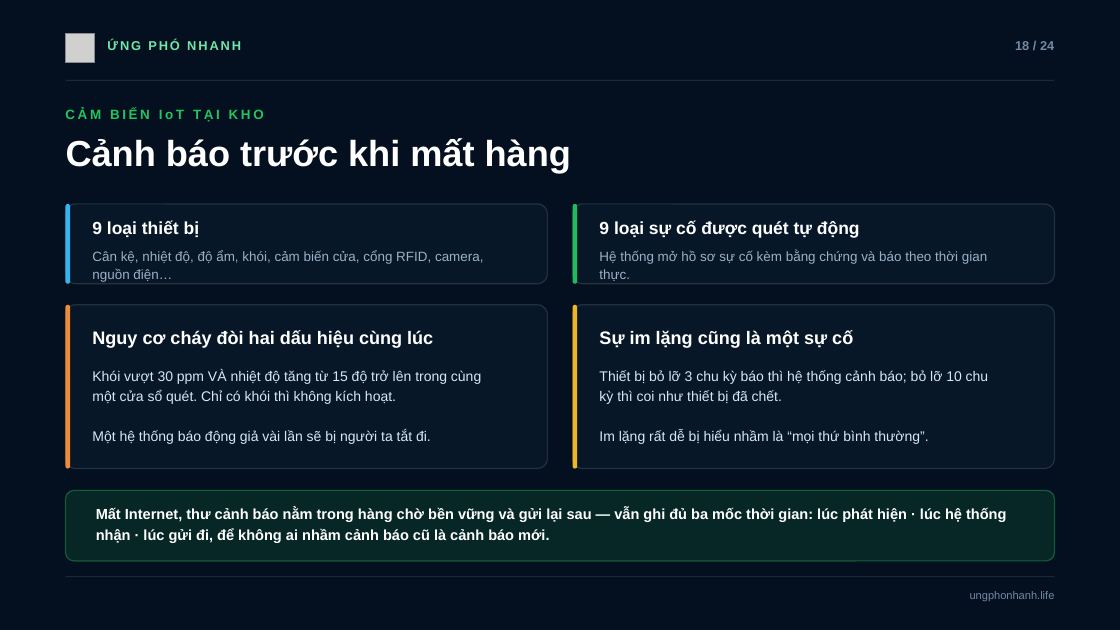
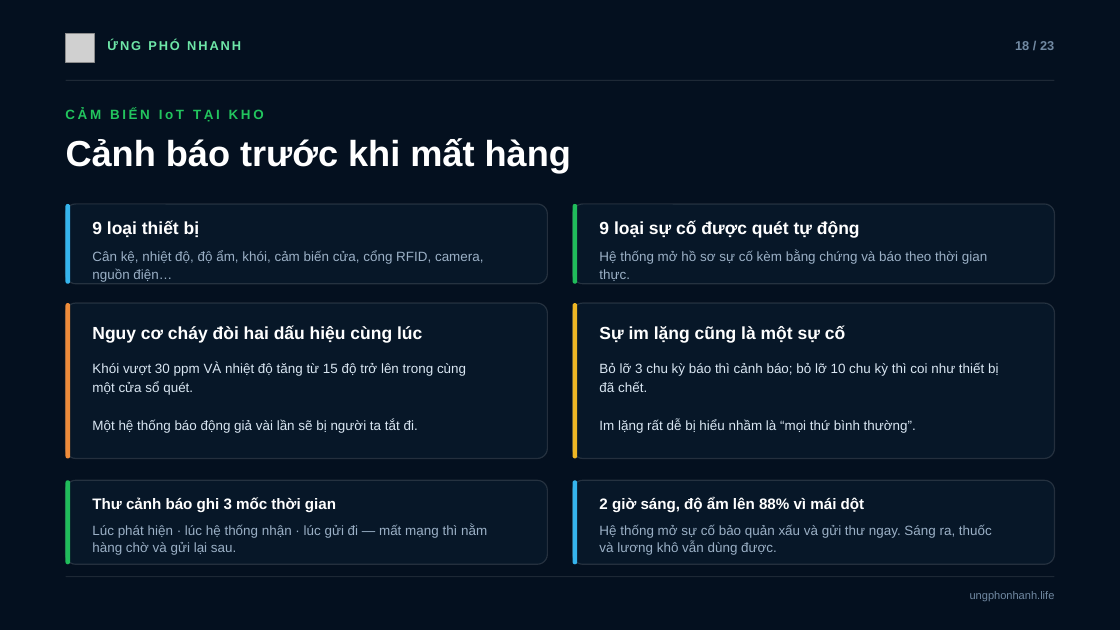
Before and after one commit to khoidev2001/safestock-x, a slide deck: slide 18 of slide-ung-pho-nhanh/Ung-Pho-Nhanh-Slide.pptx. Drawn at 1120x630 pixels with LibreOffice and Linux fonts; fonts in the diff are those of the drawing; grey boxes stand for pictures; background and template pictures are left out. Boxes give left, top, right and bottom in pixels: in the first picture for what was removed or moved away, otherwise in the second. Text is boxed around its words. In the diff, an @@ line names an element or a change of style, - is before the commit and + after.

```diff
--- a/slide-ung-pho-nhanh/Ung-Pho-Nhanh-Slide.pptx
+++ b/slide-ung-pho-nhanh/Ung-Pho-Nhanh-Slide.pptx
@@ text at [1015,41,1054,50]: text changed @@
-18 / 24
+18 / 23
@@ rounded rectangle: place and size @@
-rounded rectangle at [66,305,548,469]
+rounded rectangle at [66,303,548,459]
@@ rounded rectangle at [66,303,548,459]: proportions changed @@
@@ rounded rectangle: place and size @@
-rounded rectangle at [66,305,71,469]
+rounded rectangle at [66,303,71,459]
@@ text "Nguy cơ cháy đòi hai ..." at [92,326,422,343]: size 15.5 to 15 pt; line spacing 20.9pt to 20.2pt @@
@@ rounded rectangle at [573,303,1055,459]: proportions changed @@
@@ rounded rectangle: place and size @@
-rounded rectangle at [573,305,1055,469]
+rounded rectangle at [573,303,1055,459]
@@ rounded rectangle: place and size @@
-rounded rectangle at [573,305,578,469]
+rounded rectangle at [573,303,578,459]
@@ text "Sự im lặng cũng là ..." at [599,326,845,343]: size 15.5 to 15 pt; line spacing 20.9pt to 20.2pt @@
@@ text "Khói vượt 30 ppm VÀ ...": place and size @@
-text "Khói vượt 30 ppm VÀ ..." at [92,369,481,444]
+text "Khói vượt 30 ppm VÀ ..." at [92,362,466,433]
@@ text "Bỏ lỡ 3 chu kỳ ...": place and size @@
-text "Bỏ lỡ 3 chu kỳ ..." at [599,370,989,444]
+text "Bỏ lỡ 3 chu kỳ ..." at [599,362,998,433]
@@ text at [92,381,193,395]: text changed; size 12 to 11.5 pt @@
-một cửa sổ quét. Chỉ có khói thì không kích hoạt.
+một cửa sổ quét.
@@ text at [92,362,466,433]: size 12 to 11.5 pt in "Khói vượt 30 ppm VÀ nhiệt độ ...", "Một hệ thống báo động giả vài ..."; line spacing 17.4pt to 16.3pt @@
@@ text at [599,362,998,392]: text changed; size 12 to 11.5 pt @@
-Thiết bị bỏ lỡ 3 chu kỳ báo thì hệ thống cảnh báo; bỏ lỡ 10 chu
-kỳ thì coi như thiết bị đã chết.
+Bỏ lỡ 3 chu kỳ báo thì cảnh báo; bỏ lỡ 10 chu kỳ thì coi như thiết bị
+đã chết.
@@ text at [599,419,916,433]: size 12 to 11.5 pt in "Im lặng rất dễ bị hiểu nhầm ..."; line spacing 17.4pt to 16.3pt @@
@@ rounded rectangle: place and size @@
-rounded rectangle at [66,491,1054,561]
+rounded rectangle at [66,481,548,565]
@@ rounded rectangle at [66,481,548,565]: fill #22C55E at 12% opacity to #091B2D at 66% opacity; outline #22C55E 1 pt to #FFFFFF 1 pt; proportions changed @@
@@ rounded rectangle added at [66,481,71,565], fill #22C55E at 95% opacity @@
@@ text added at [92,497,336,512], 13 pt, text #FFFFFF, bold @@
+Thư cảnh báo ghi 3 mốc thời gian
@@ text removed at [96,507,1006,543] @@
-Mất Internet, thư cảnh báo nằm trong hàng chờ bền vững và gửi lại sau — vẫn ghi đủ ba mốc thời gian: lúc phát hiện · lúc hệ thống
-nhận · lúc gửi đi, để không ai nhầm cảnh báo cũ là cảnh báo mới.
@@ rounded rectangle added at [573,481,1055,565], fill #091B2D at 66% opacity, outline #FFFFFF 1 pt @@
@@ rounded rectangle added at [573,481,578,565], fill #38BDF8 at 95% opacity @@
@@ text added at [599,497,865,512], 13 pt, text #FFFFFF, bold @@
+2 giờ sáng, độ ẩm lên 88% vì mái dột
@@ text added at [92,524,487,555], 11.5 pt, text #9BB0C6 @@
+Lúc phát hiện · lúc hệ thống nhận · lúc gửi đi — mất mạng thì nằm
+hàng chờ và gửi lại sau.
@@ text added at [599,524,992,555], 11.5 pt, text #9BB0C6 @@
+Hệ thống mở sự cố bảo quản xấu và gửi thư ngay. Sáng ra, thuốc
+và lương khô vẫn dùng được.
```
Also in this commit, not shown: 19 other slides changed, 1 slide added, 2 slides removed, 6 other files.
